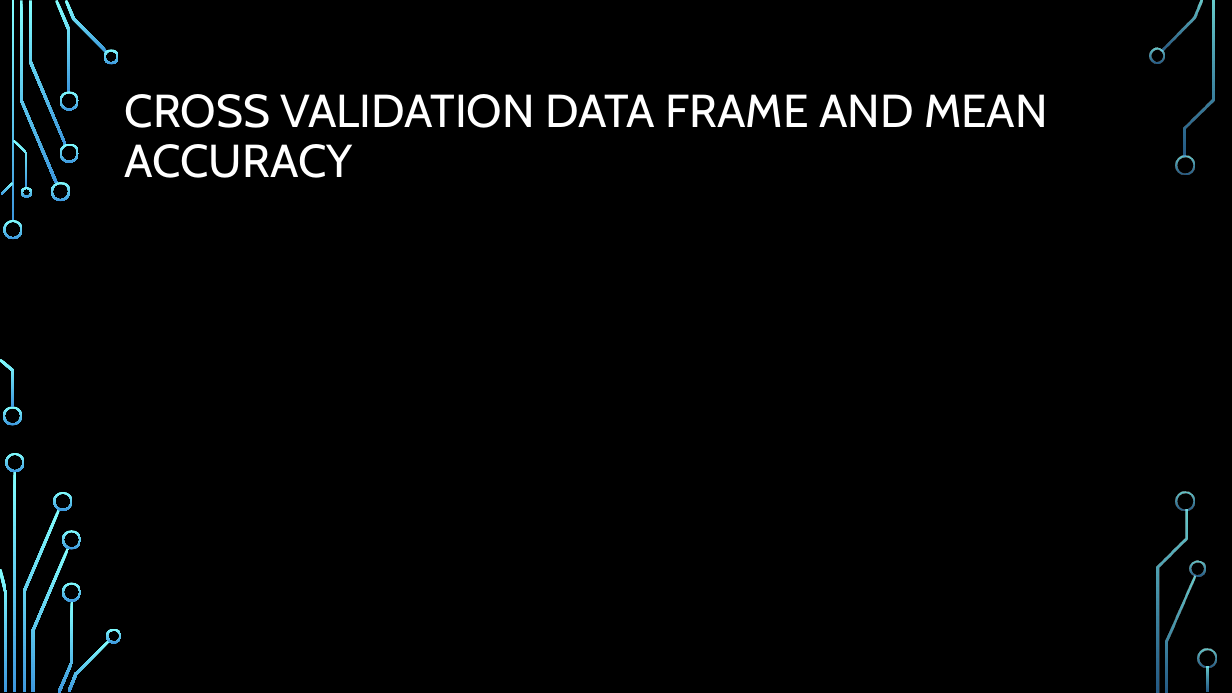
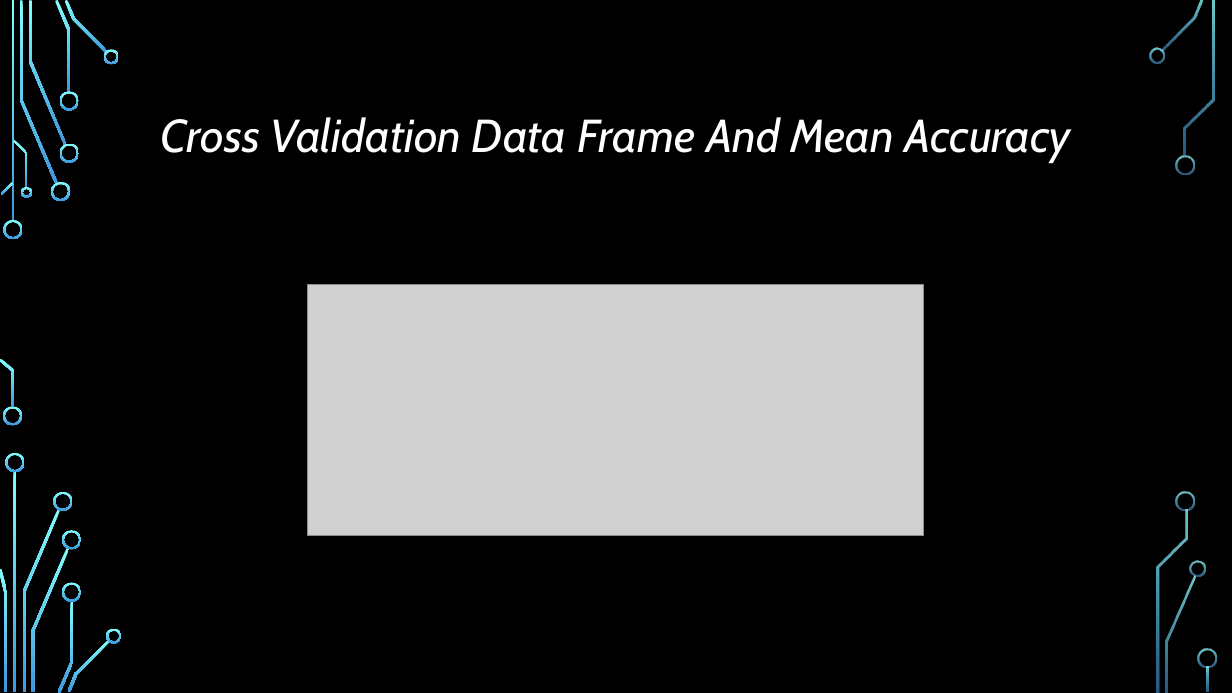
Before and after one commit to ayan1995/Thinkful, a slide deck: slide 13 of Bootcamp/Unit 4 Unsupervised Learning/Unsupervised Learning Capstone/Unsupervised Learning Capstone Presentation.pptx (slide 12 before the commit). Drawn at 1232x693 pixels with LibreOffice and Linux fonts; fonts in the diff are those of the drawing; grey boxes stand for pictures; background and template pictures are left out. Boxes give left, top, right and bottom in pixels: in the first picture for what was removed or moved away, otherwise in the second. Text is boxed around its words. In the diff, an @@ line names an element or a change of style, - is before the commit and + after.

```diff
--- a/Bootcamp/Unit 4 Unsupervised Learning/Unsupervised Learning Capstone/Unsupervised Learning Capstone Presentation.pptx
+++ b/Bootcamp/Unit 4 Unsupervised Learning/Unsupervised Learning Capstone/Unsupervised Learning Capstone Presentation.pptx
@@ title at (x1=161, y1=117, x2=1071, y2=163): text changed; italic on @@
-CROSS VALIDATION DATA FRAME AND MEAN ACCURACY
+Cross Validation Data Frame And Mean Accuracy
@@ picture added at (x1=308, y1=285, x2=924, y2=535) @@
```
Also in this commit, not shown: 12 other slides changed, 5 slides added, 4 slides removed, 2 other files.
